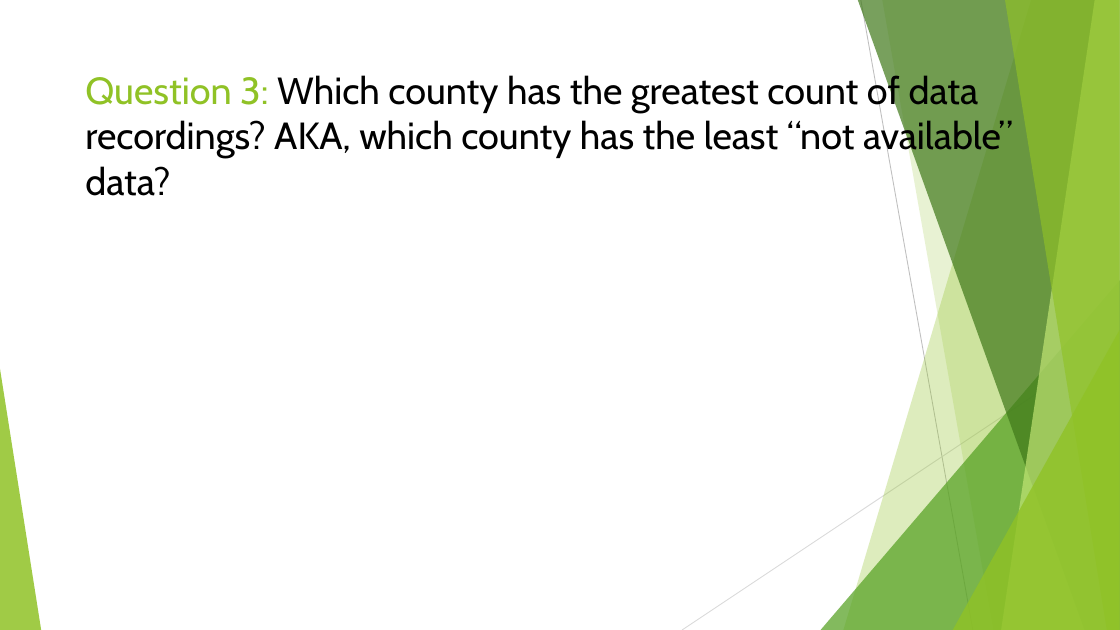
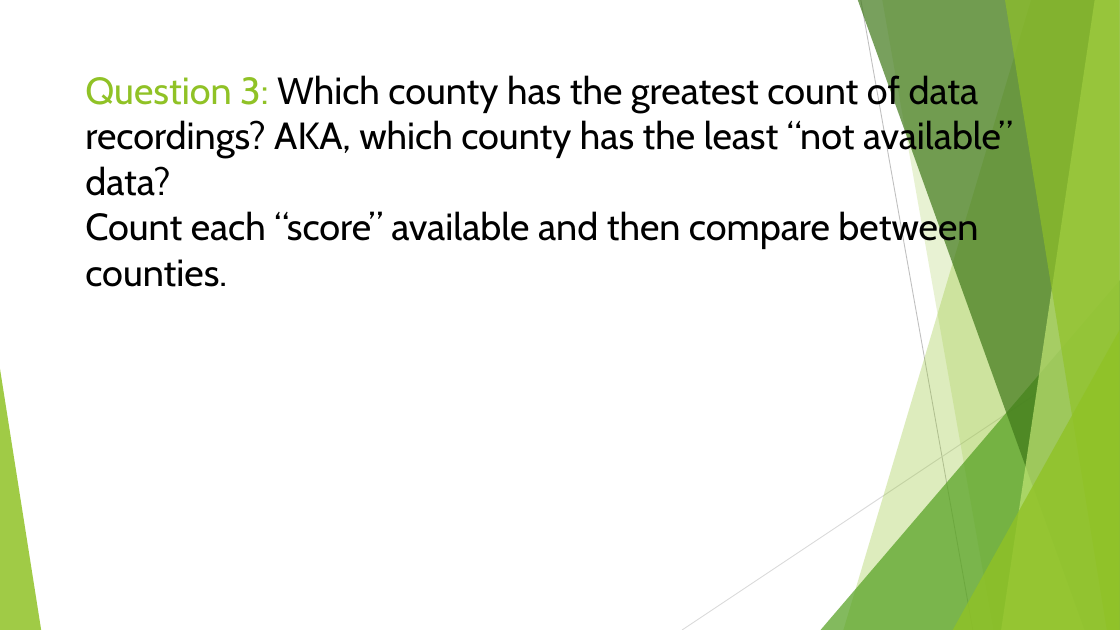
Before and after one commit to TedMur/SnakeBait, a slide deck: slide 9 of SnakeBitePresentation.pptx (slide 8 before the commit). Drawn at 1120x630 pixels with LibreOffice and Linux fonts; fonts in the diff are those of the drawing. Boxes give left, top, right and bottom in pixels: in the first picture for what was removed or moved away, otherwise in the second. Text is boxed around its words. In the diff, an @@ line names an element or a change of style, - is before the commit and + after.

Commit message:
Update Powerpoint Question #3
Update Powerpoint Question #3

```diff
--- a/SnakeBitePresentation.pptx
+++ b/SnakeBitePresentation.pptx
@@ title at box(85, 72, 1013, 287): text changed @@
-Question 3: Which county has the greatest count of data recordings? AKA, which county has the least “not available” data?
+Question 3: Which county has the greatest count of data recordings? AKA, which county has the least “not available” data?
+Count each “score” available and then compare between counties.
```
Also in this commit, not shown: 1 slide added.
